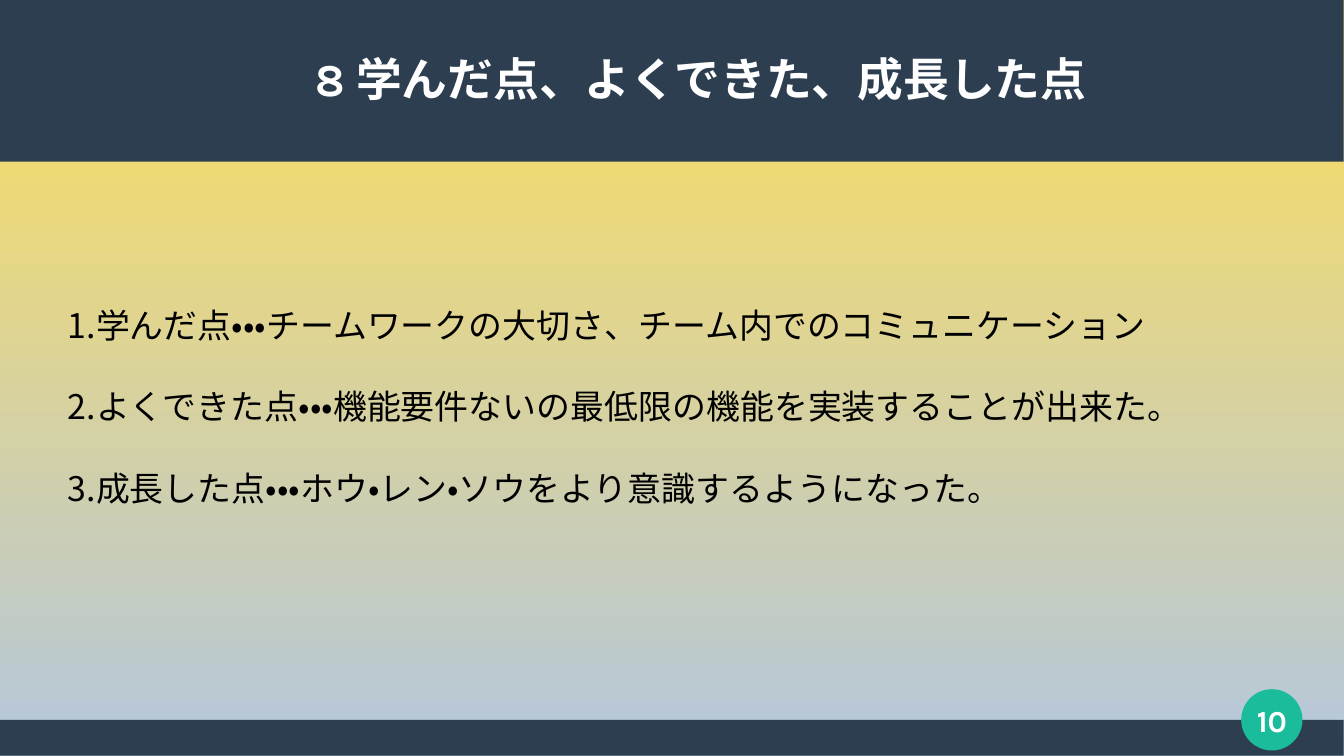
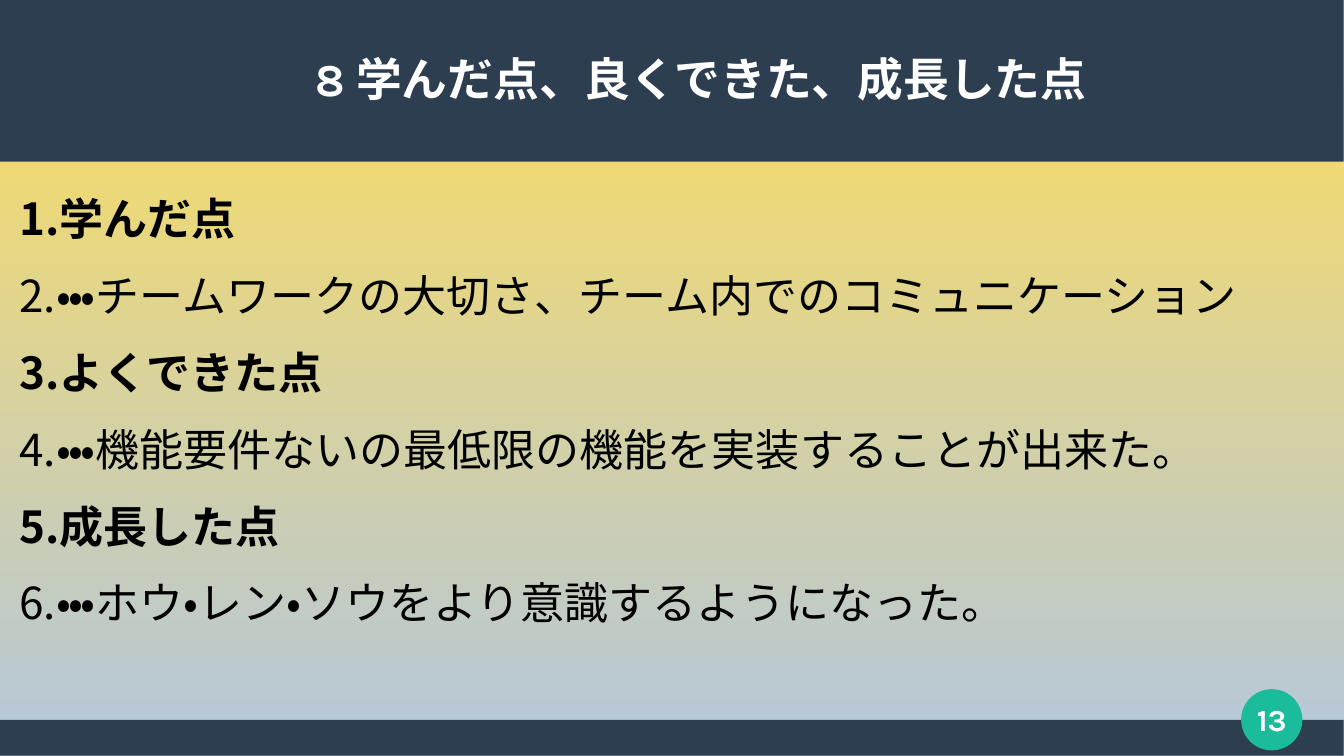
Before and after one commit to 2022java42-student006/document, a slide deck: slide 13 of 発表用スライド(清水作成版).pptx (slide 10 before the commit). Drawn at 1344x756 pixels with LibreOffice and Linux fonts; fonts in the diff are those of the drawing. Boxes give left, top, right and bottom in pixels: in the first picture for what was removed or moved away, otherwise in the second. Text is boxed around its words. In the diff, an @@ line names an element or a change of style, - is before the commit and + after.

Commit message:
かえました

```diff
--- a/発表用スライド(清水作成版).pptx
+++ b/発表用スライド(清水作成版).pptx
@@ title at <box>315,57,1086,101</box>: text changed @@
-1 8 学んだ点、よくできた、成長した点
+1 8 学んだ点、良くできた、成長した点
@@ subtitle at <box>19,197,1236,623</box>: text changed; size 20 to 26 pt @@
-1. 学んだ点・・・チームワークの大切さ、チーム内でのコミュニケーション
-2. よくできた点・・・機能要件ないの最低限の機能を実装することが出来た。
-3. 成長した点・・・ホウ・レン・ソウをより意識するようになった。
+1. 学んだ点
+2. ・・・チームワークの大切さ、チーム内でのコミュニケーション
+3. よくできた点
+4. ・・・機能要件ないの最低限の機能を実装することが出来た。
+5. 成長した点
+6. ・・・ホウ・レン・ソウをより意識するようになった。
@@ page number at <box>1257,711,1287,732</box>: text changed @@
-10
+13
```
Also in this commit, not shown: 4 other slides changed, 3 slides added.
